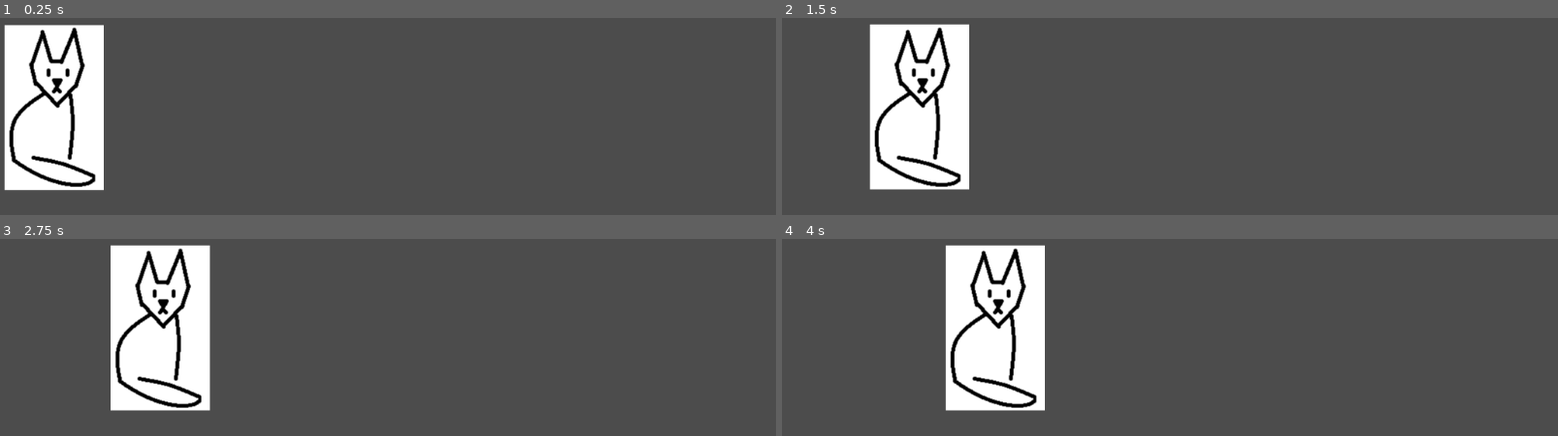
Above: before the commit, frames 1-4 (two rows, left to right).
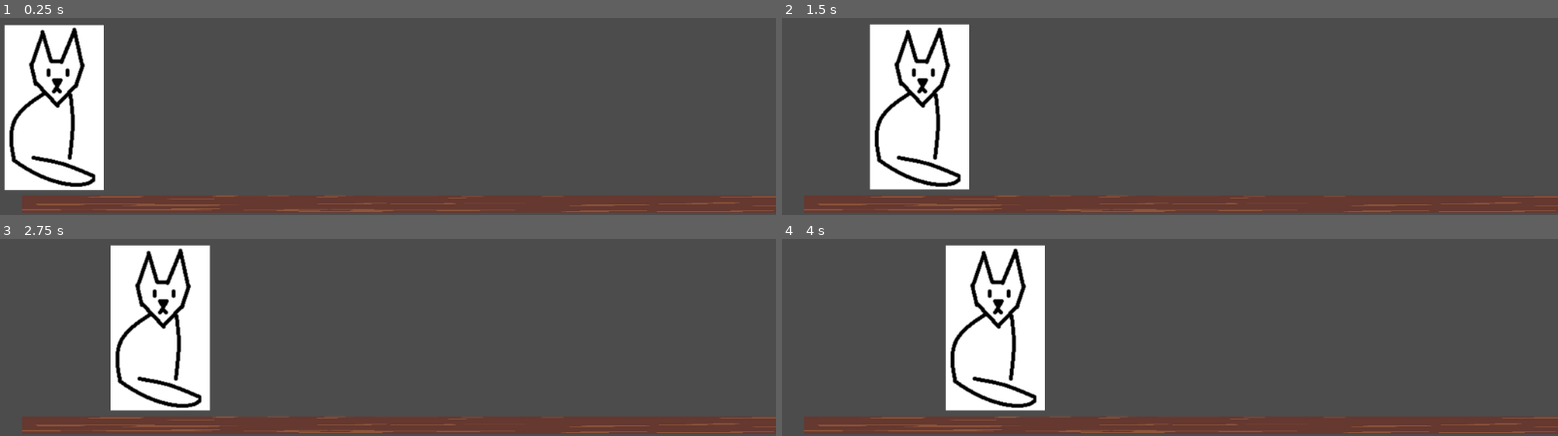
Above: after the commit, the same moments.

Repository: simonmnash/GGJ2019
Game: Godot game, scene res://House.tscn
Same seed, same stepped clock (60 frames per second), same inputs: the game is played once before the commit and once after it. Before the commit the project has no main scene; this scene is started directly in both runs.
Inputs:
- Up to frame 1 (0.25 s): no input
- Up to frame 2 (1.5 s): tap Enter at 0.5 s; hold Right (ui_right) 0.53-1.28 s; hold Left (ui_left) from 1.28 s (still down)
- Up to frame 3 (2.75 s): release Left (ui_left) at 2.03 s; hold Right (ui_right) from 2.03 s (still down)
- Up to frame 4 (4 s): release Right (ui_right) at 3.53 s; hold Left (ui_left) from 3.53 s (still down)

The runs differ from the first frame. In frame 1, 8.1% of the frame differs, in the area x 2-100%, y 90-99%; in frame 2, 8.1%; in frame 3, 8.1%; in frame 4, 8.1%.

Commit message:
more assets

Diff:
--- a/House/Floor.tscn
+++ b/House/Floor.tscn
@@ -1,4 +1,6 @@
-[gd_scene load_steps=2 format=2]
+[gd_scene load_steps=3 format=2]
+
+[ext_resource path="res://assets/floor.png" type="Texture" id=1]
 
 [sub_resource type="RectangleShape2D" id=1]
 
@@ -7,7 +9,13 @@
 
 [node name="Floor" type="Node2D"]
 
-[node name="StaticBody2D" type="StaticBody2D" parent="." index="0"]
+[node name="Sprite" type="Sprite" parent="." index="0"]
+
+position = Vector2( 17.0683, 1.20573 )
+scale = Vector2( 0.893642, 0.0790087 )
+texture = ExtResource( 1 )
+
+[node name="StaticBody2D" type="StaticBody2D" parent="." index="1"]
 
 input_pickable = false
 collision_layer = 1
--- a/project.godot
+++ b/project.godot
@@ -11,6 +11,7 @@
 [application]
 
 config/name="GGJ2019"
+run/main_scene="res://House.tscn"
 config/icon="res://icon.png"
 
 [rendering]
Not shown, added: assets/Picture.png.import
Binary file added: assets/floor.aseprite
Binary file added: assets/floor.png
Not shown, added: assets/floor.png.import
